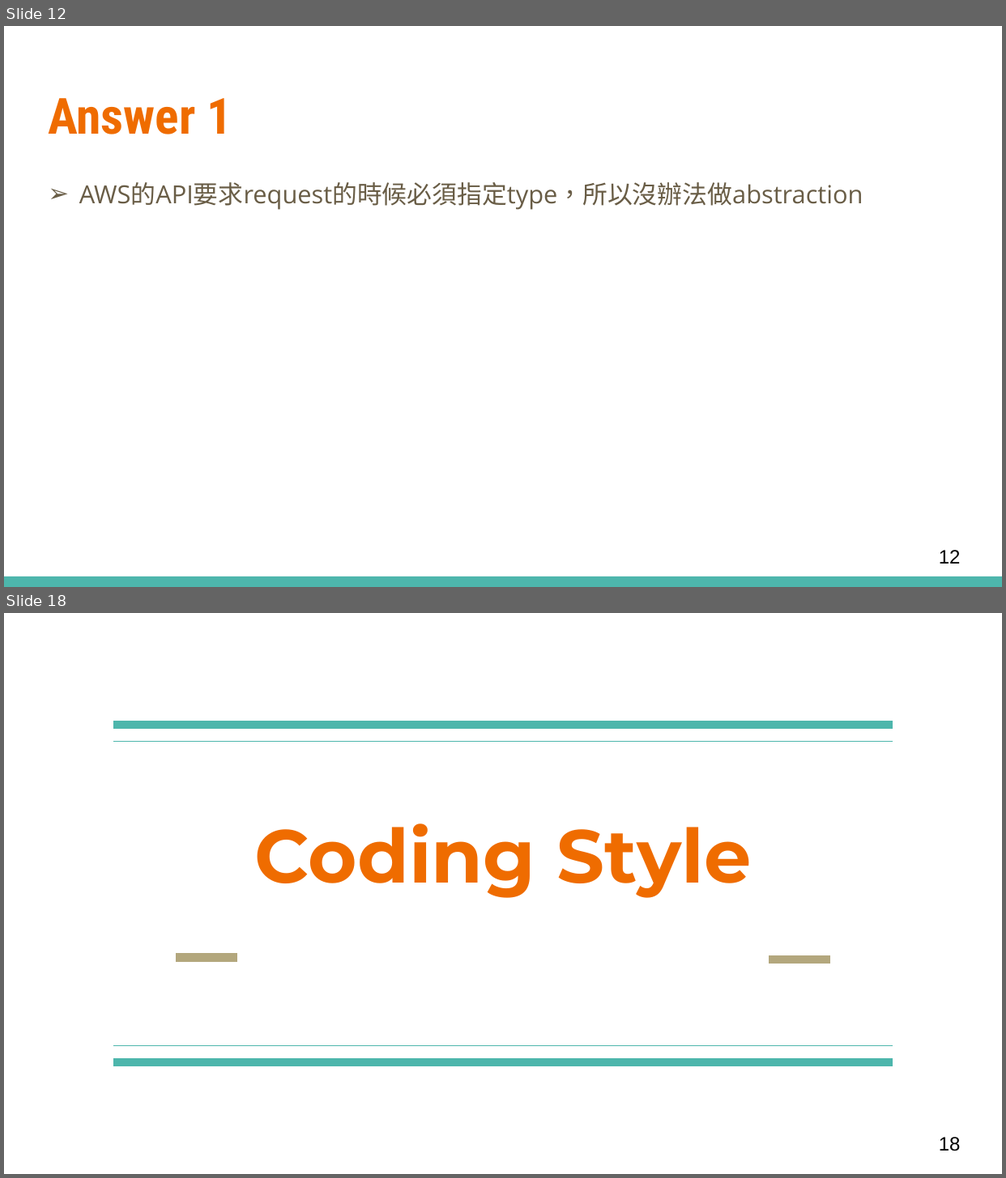
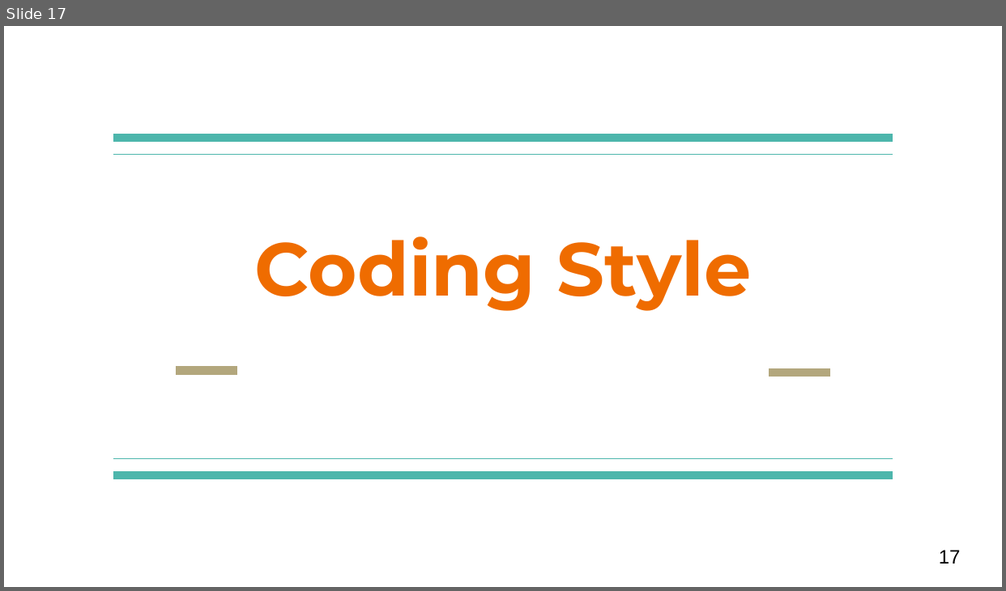
Before and after one commit to allen1759/NTU105-2_Software-Engineering, a slide deck: MeetingMinutes/SimianArmy_RelatedFiles/Crawler&CodingStyle.pptx. Shown one above the other, each under a label of ours: slides 12 and 18 before the commit, slide 17 after it; the slides between them are not shown. The pictures are 1006x1178 and 1006x591 pixels, drawn with LibreOffice and Linux fonts; fonts in the diff are those of the drawing. Boxes give left, top, right and bottom in pixels: in the first picture for what was removed or moved away, otherwise in the second. Text is boxed around its words. In the diff, an @@ line names an element or a change of style, - is before the commit and + after.

```diff
--- a/MeetingMinutes/SimianArmy_RelatedFiles/Crawler&CodingStyle.pptx
+++ b/MeetingMinutes/SimianArmy_RelatedFiles/Crawler&CodingStyle.pptx
@@ slide 12 removed at (x1=4, y1=26, x2=1002, y2=587), background #FFFFFF @@
@@ title removed at (x1=48, y1=98, x2=232, y2=135) @@
-Answer 1
@@ text removed at (x1=79, y1=182, x2=863, y2=210) @@
-➢ AWS的API要求request的時候必須指定type，所以沒辦法做abstraction
@@ page number removed at (x1=939, y1=550, x2=961, y2=564) @@
-12
@@ rectangle removed at (x1=4, y1=577, x2=1002, y2=587) @@
@@ what was slide 18 is now slide 17 @@
@@ page number at (x1=939, y1=550, x2=961, y2=564): text changed @@
-18
+17
```
Also in this commit, not shown: 8 slides changed, 5 slides added, 3 other slides removed.
